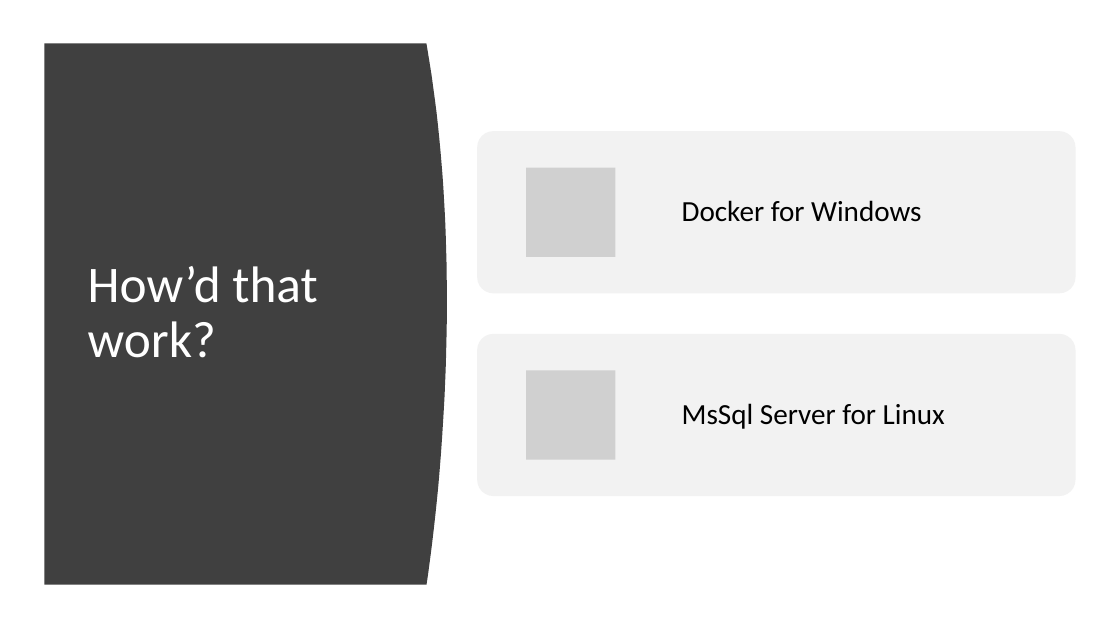
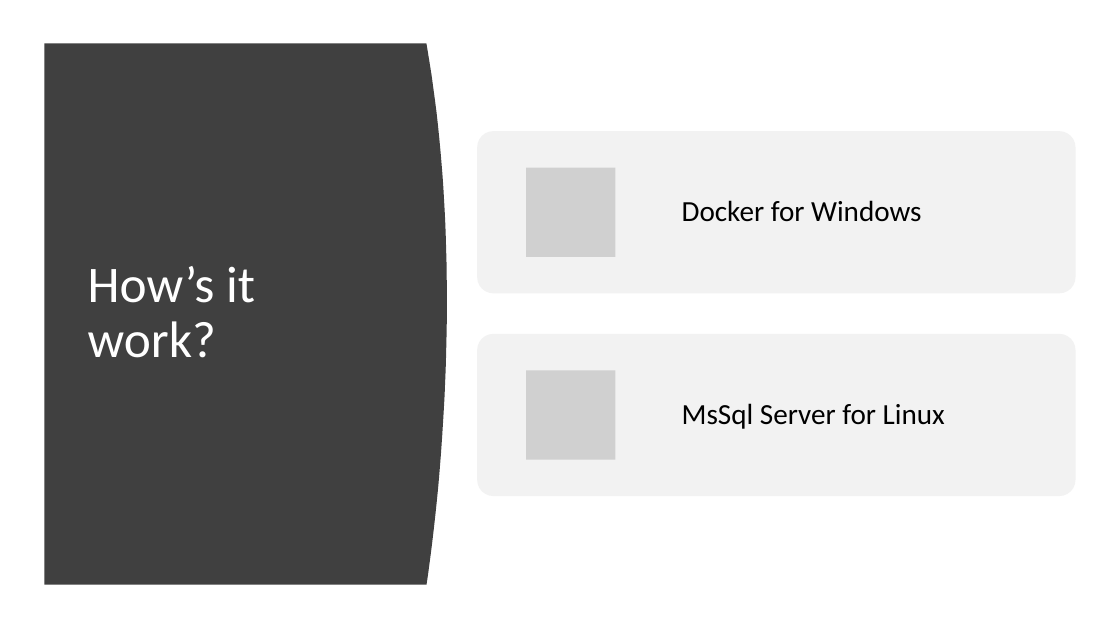
Before and after one commit to chlsmith/sql-on-docker, a slide deck: slide 4 of sql-on-docker.pptx (slide 5 before the commit). Drawn at 1120x630 pixels with LibreOffice and Linux fonts; fonts in the diff are those of the drawing; grey boxes stand for pictures. Boxes give left, top, right and bottom in pixels: in the first picture for what was removed or moved away, otherwise in the second. Text is boxed around its words. In the diff, an @@ line names an element or a change of style, - is before the commit and + after.

```diff
--- a/sql-on-docker.pptx
+++ b/sql-on-docker.pptx
@@ title at bbox=[88, 266, 255, 358]: text changed @@
-How’d that work?
+How’s it work?
```
Also in this commit, not shown: 2 other slides changed, 2 slides added.
